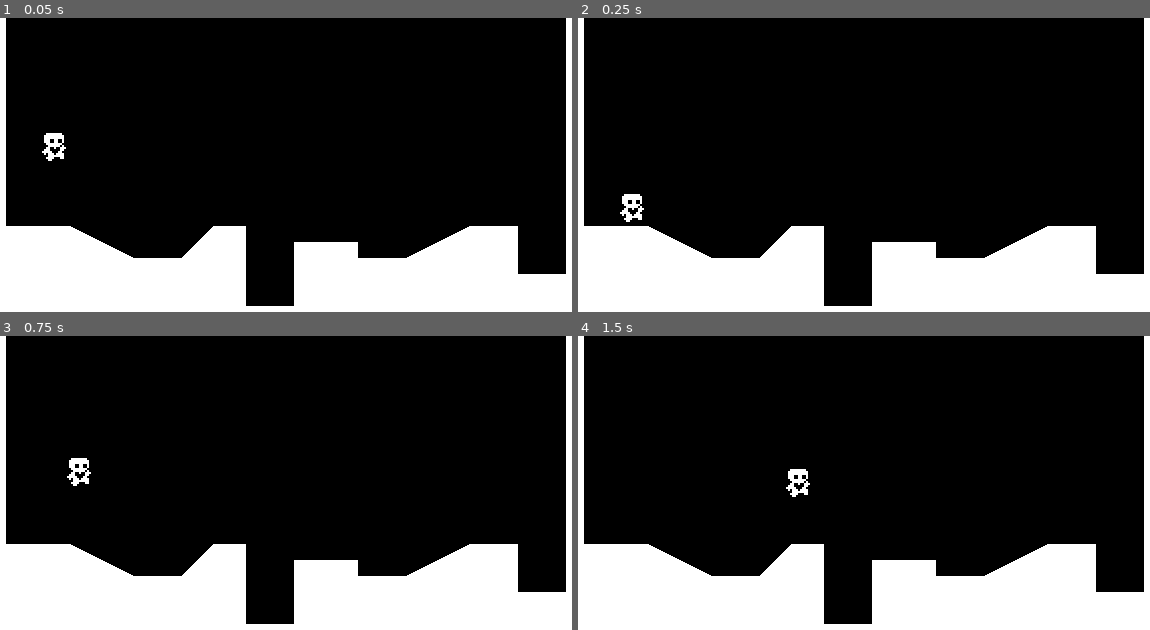
Above: before the commit, frames 1-4 (two rows, left to right).
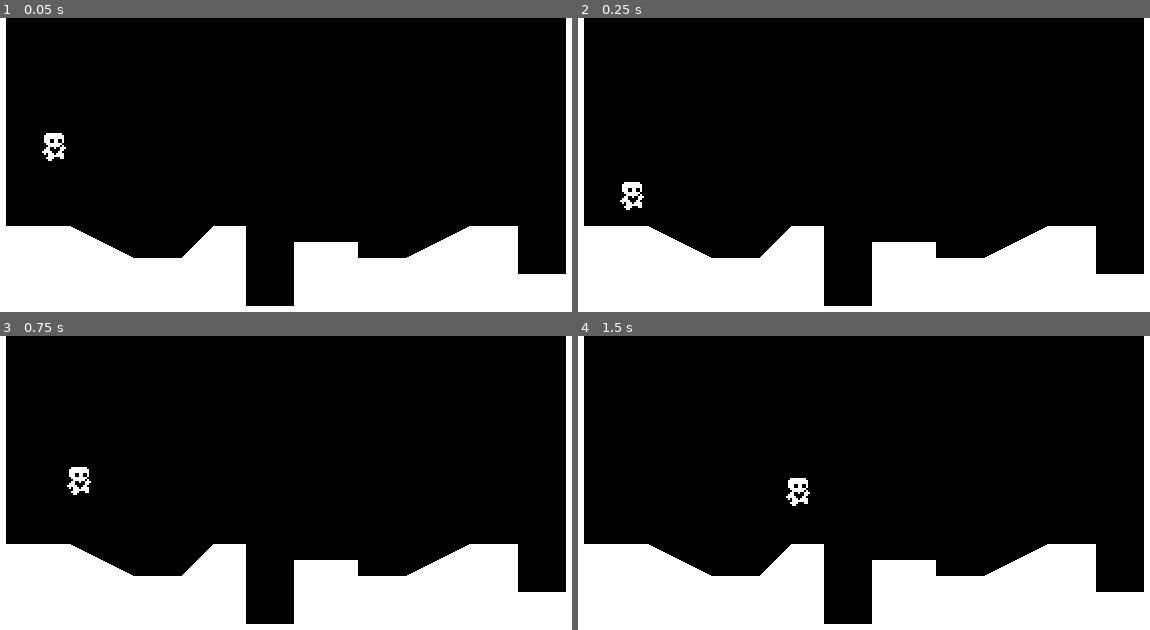
Above: after the commit, the same moments.

Repository: coyee1/HeartPlatformer
Game: Godot game, scene res://world.tscn
Two runs of this game, one before a commit and one after it. Both use one fixed random seed, a clock stepped at 60 frames per second and the inputs below.
Inputs:
- Up to frame 1 (0.05 s): no input
- Up to frame 2 (0.25 s): no input
- Up to frame 3 (0.75 s): hold Right (ui_right) from 0.53 s (still down); tap Up (ui_up) at 0.6 s
- Up to frame 4 (1.5 s): keep holding Right (ui_right); tap Up (ui_up) at 0.77, 1.07, 1.35 s

Frame 1 is identical in both runs. In frame 2, 0.3% of the frame differs, in the area x 7-12%, y 55-70%; in frame 3, 0.2%; in frame 4, 0.2%.

Commit message:
Progress check 3

Diff:
--- /dev/null
+++ b/DefaultMovementData.tres
@@ -0,0 +1,12 @@
+[gd_resource type="Resource" script_class="PlayerMovementData" load_steps=2 format=3 uid="uid://nybs7wafniub"]
+
+[ext_resource type="Script" path="res://PlayerMovementData.gd" id="1_g27wl"]
+
+[resource]
+script = ExtResource("1_g27wl")
+speed = 100.0
+acceleration = 600.0
+friction = 1000.0
+jump_velocity = -250.0
+gravity_scale = 0.8
+air_resistance = 200.0
--- /dev/null
+++ b/FasterMovement.tres
@@ -0,0 +1,10 @@
+[gd_resource type="Resource" script_class="PlayerMovementData" load_steps=2 format=3 uid="uid://7xqnuo7b8rq"]
+
+[ext_resource type="Script" path="res://PlayerMovementData.gd" id="1_b6egd"]
+
+[resource]
+script = ExtResource("1_b6egd")
+speed = 120.0
+acceleration = 1000.0
+friction = 1000.0
+jump_velocity = -350.0
--- /dev/null
+++ b/PlayerMovementData.gd
@@ -0,0 +1,9 @@
+class_name PlayerMovementData
+extends Resource
+
+@export var speed = 100.0
+@export var acceleration = 600.0
+@export var friction = 1000.0
+@export var jump_velocity = -300.0
+@export var gravity_scale = 1.0
+@export var air_resistance = 200.0
--- /dev/null
+++ b/SlowMovementData.tres
@@ -0,0 +1,11 @@
+[gd_resource type="Resource" script_class="PlayerMovementData" load_steps=2 format=3 uid="uid://c0dn0xbkbdmlt"]
+
+[ext_resource type="Script" path="res://PlayerMovementData.gd" id="1_4m40s"]
+
+[resource]
+script = ExtResource("1_4m40s")
+speed = 50.0
+acceleration = 600.0
+friction = 800.0
+jump_velocity = -250.0
+gravity_scale = 0.5
--- a/player.gd
+++ b/player.gd
@@ -1,9 +1,6 @@
 extends CharacterBody2D
 
-const SPEED = 100.0
-const ACCELERATION = 600.0
-const FRICTION = 1000.0
-const JUMP_VELOCITY = -300.0
+@export var movement_data : PlayerMovementData
 # Get the gravity from the project settings to be synced with RigidBody nodes.
 var gravity = ProjectSettings.get_setting("physics/2d/default_gravity")
 
@@ -16,6 +13,7 @@
 	var input_axis = Input.get_axis("ui_left", "ui_right")
 	handle_acceleration(input_axis, delta)
 	apply_friction(input_axis, delta)
+	apply_air_resistance(input_axis, delta)
 	update_animations(input_axis)
 	var was_on_floor = is_on_floor()
 	move_and_slide()
@@ -23,26 +21,30 @@
 	if just_left_ledge:
 		coyote_jump_timer.start()
 
+
 func apply_gravity(delta):
 	if not is_on_floor():
-		velocity.y += gravity * delta
+		velocity.y += gravity * movement_data.gravity_scale * delta
 
 func handle_jump():
 	if is_on_floor() or coyote_jump_timer.time_left > 0.0:
 		if Input.is_action_just_pressed("ui_up"):
-			velocity.y = JUMP_VELOCITY
+			velocity.y = movement_data.jump_velocity
 	if not is_on_floor():
-		if Input.is_action_just_released("ui_up") and velocity.y < JUMP_VELOCITY / 2:
-			velocity.y = JUMP_VELOCITY / 2
+		if Input.is_action_just_released("ui_up") and velocity.y < movement_data.jump_velocity / 2:
+			velocity.y = movement_data.jump_velocity / 2
 
 func handle_acceleration(input_axis, delta):
 	if input_axis:
-		velocity.x = move_toward(velocity.x, SPEED * input_axis, ACCELERATION * delta)
+		velocity.x = move_toward(velocity.x, movement_data.speed * input_axis, movement_data.acceleration * delta)
 
 func apply_friction(input_axis, delta):
-	if input_axis == 0:
-		velocity.x = move_toward(velocity.x, 0, FRICTION * delta)
+	if input_axis == 0 and is_on_floor():
+		velocity.x = move_toward(velocity.x, 0, movement_data.friction * delta)
 
+func apply_air_resistance(input_axis, delta):
+	if input_axis == 0 and not is_on_floor():
+		velocity.x = move_toward(velocity.x, 0, movement_data.air_resistance * delta)
 
 func update_animations(input_axis):
 	if input_axis != 0:
--- a/player.tscn
+++ b/player.tscn
@@ -1,6 +1,7 @@
-[gd_scene load_steps=13 format=3 uid="uid://ud2og8gwieb7"]
+[gd_scene load_steps=14 format=3 uid="uid://ud2og8gwieb7"]
 
 [ext_resource type="Script" path="res://player.gd" id="1_5dttn"]
+[ext_resource type="Resource" uid="uid://nybs7wafniub" path="res://DefaultMovementData.tres" id="2_3fuhb"]
 [ext_resource type="Texture2D" uid="uid://dgdqu3p6g6xbj" path="res://player.png" id="2_ayegv"]
 
 [sub_resource type="AtlasTexture" id="AtlasTexture_vpepi"]
@@ -82,8 +83,9 @@
 
 [node name="Player" type="CharacterBody2D"]
 floor_constant_speed = true
-floor_snap_length = 2.0
+floor_snap_length = 3.0
 script = ExtResource("1_5dttn")
+movement_data = ExtResource("2_3fuhb")
 
 [node name="AnimatedSprite2D" type="AnimatedSprite2D" parent="."]
 position = Vector2(0, -10)
